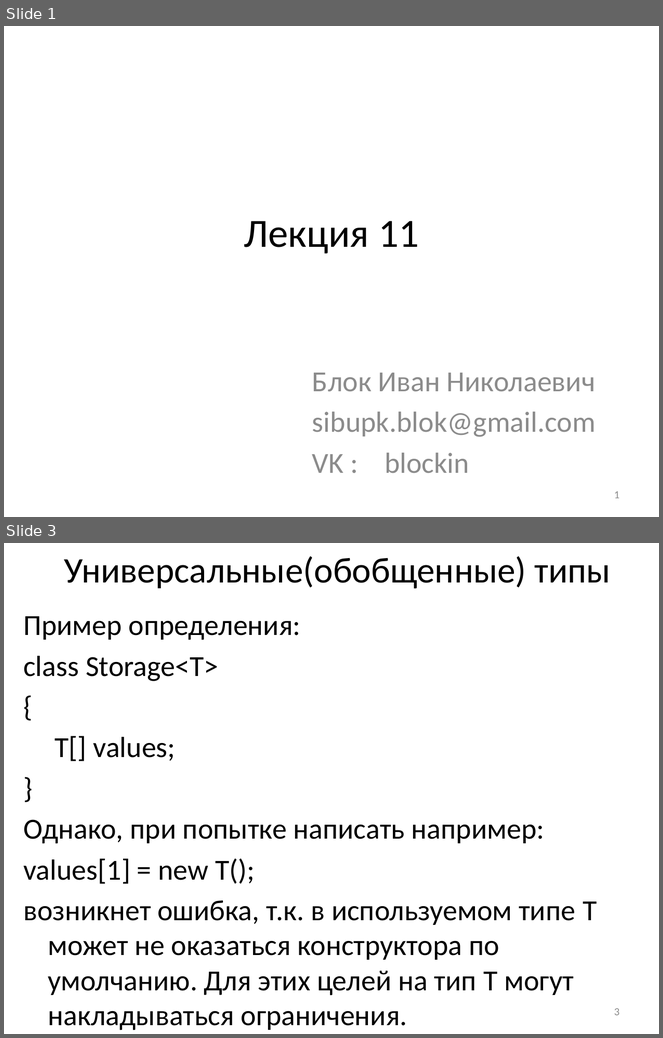
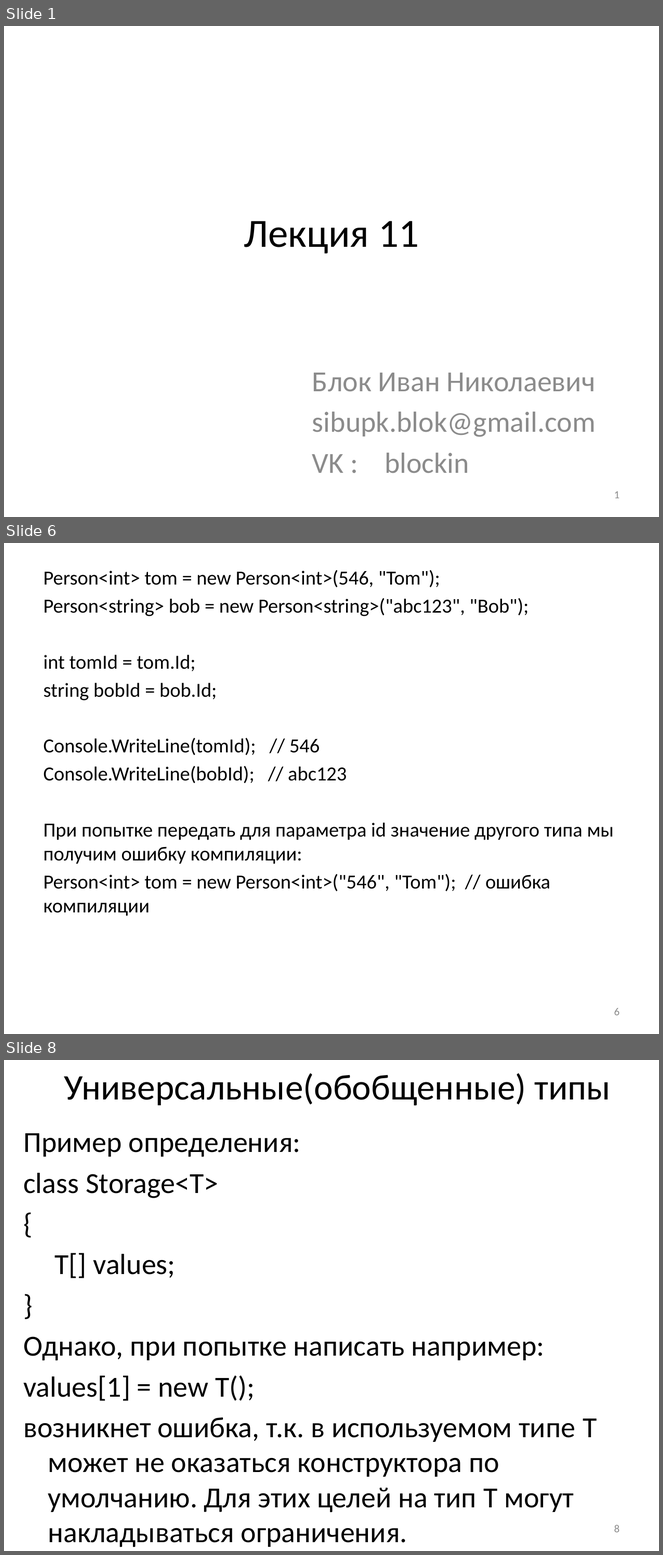
Before and after one commit to blockin90/lec_prog, a slide deck: Лекция 11 - универсальные типы, исключения.pptx. Shown one above the other, each under a label of ours: slides 1 and 3 before the commit, slides 1, 6 and 8 after it; the slides between them are not shown. The pictures are 663x1038 and 663x1555 pixels, drawn with LibreOffice and Linux fonts; fonts in the diff are those of the drawing. Boxes give left, top, right and bottom in pixels: in the first picture for what was removed or moved away, otherwise in the second. Text is boxed around its words. In the diff, an @@ line names an element or a change of style, - is before the commit and + after.

```diff
--- a/Лекция 11 - универсальные типы, исключения.pptx
+++ b/Лекция 11 - универсальные типы, исключения.pptx
@@ slide 6 added at [4,543,659,1034], background #FFFFFF @@
@@ text added at [44,570,614,916], 22 pt, text #000000 @@
+Person<int> tom = new Person<int>(546, "Tom");
+Person<string> bob = new Person<string>("abc123", "Bob");
+int tomId = tom.Id;
+string bobId = bob.Id;
+Console.WriteLine(tomId); // 546
+Console.WriteLine(bobId); // abc123
+При попытке передать для параметра id значение другого типа мы получим ошибку компиляции:
+Person<int> tom = new Person<int>("546", "Tom"); // ошибка компиляции
@@ page number added at [614,1008,620,1016], 12 pt, text #8C8C8C @@
+6
@@ what was slide 3 is now slide 8 @@
@@ page number at [614,1525,620,1533]: text changed @@
-3
+8
```
Also in this commit, not shown: 2 slides changed, 4 other slides added.
